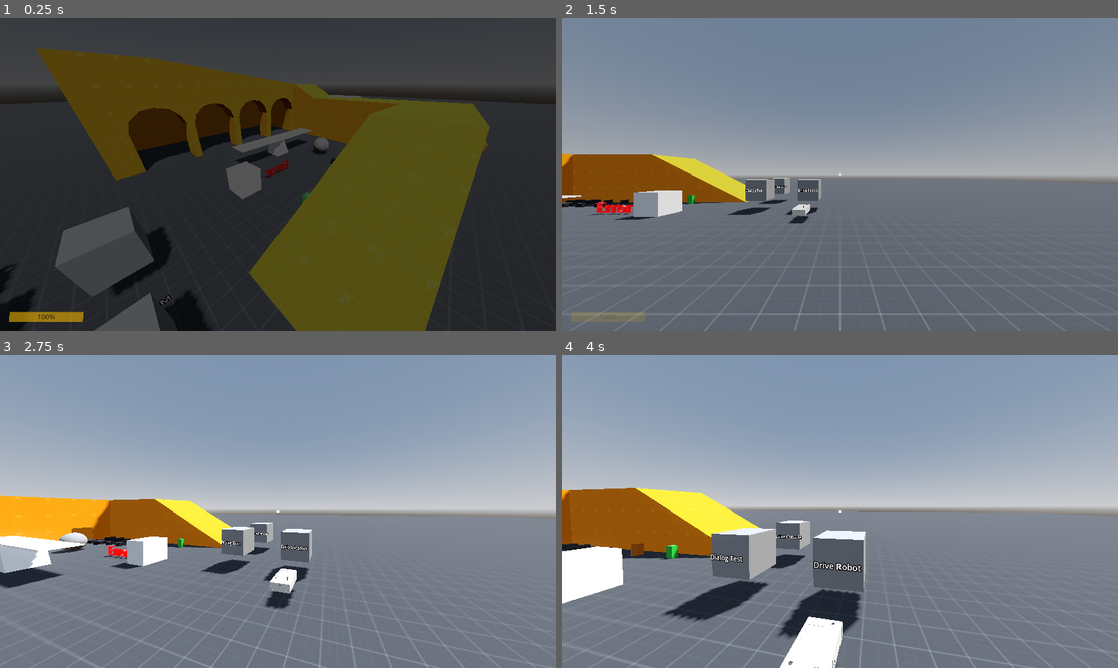
Above: before the commit, frames 1-4 (two rows, left to right).
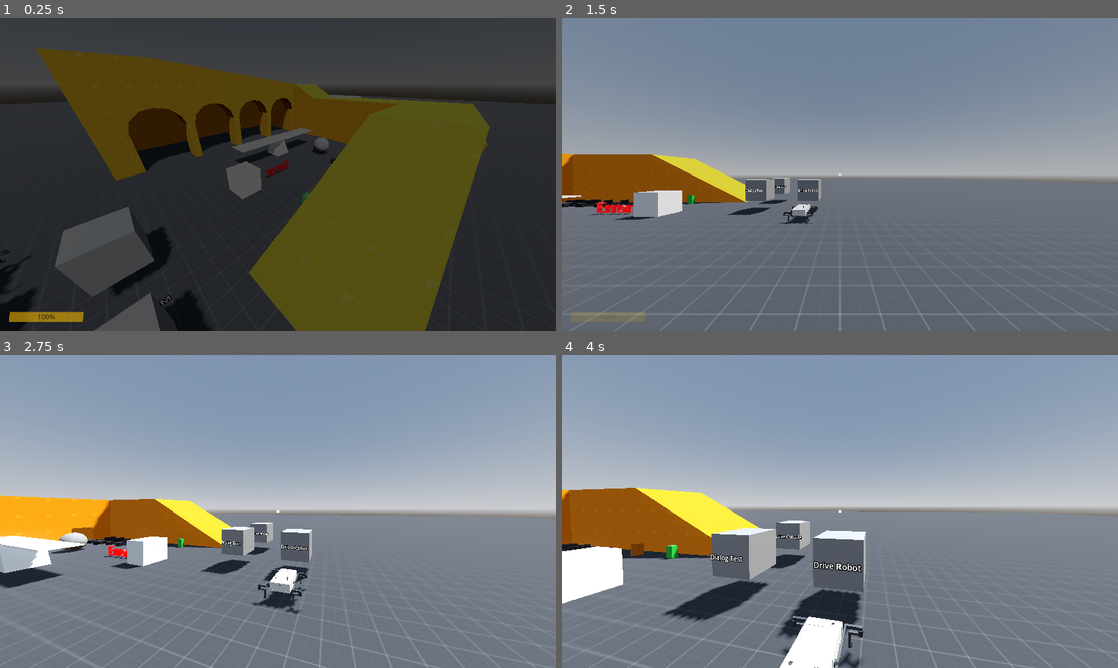
Above: after the commit, the same moments.

Repository: m-rafiwidya/Last-Light-NasaSpaceApps
Game: Godot game, scene res://src/main.tscn
Two runs of this game, one before a commit and one after it. Both use one fixed random seed, a clock stepped at 60 frames per second and the inputs below.
Inputs (mouse positions are in pixels of both pictures, inside the frame that each line leads up to):
- Up to frame 1 (0.25 s): no input
- Up to frame 2 (1.5 s): click "Start" at 0.5 s; move the mouse to (867, 174) at 1.27 s; hold W (move_forward) from 1.28 s (still down); click (867, 174) at 1.35 s
- Up to frame 3 (2.75 s): keep holding W (move_forward); tap Space (move_jump) at 1.52, 2.27 s; move the mouse to (250, 511) at 2.02 s; right-click (250, 511) at 2.1 s
- Up to frame 4 (4 s): keep holding W (move_forward); move the mouse to (851, 505) at 2.77 s; tap E (interact_use) at 2.85 s; move the mouse to (834, 517) at 3.52 s; tap Ctrl (move_crouch) at 3.6 s; tap Space (move_jump) at 3.77 s

The runs differ from the first frame. In frame 1, less than 0.1% of the frame differs, in the area x 0-6%, y 73-88%; in frame 2, less than 0.1%; in frame 3, 0.2%; in frame 4, 0.4%, in the area x 39-55%, y 83-100%.

Commit message:
Add rover_visuals.gd: animated rocker-bogie linkage and wheel spin
- RoverVisuals (Visuals node on the rover) builds each side's rocker, bogie
  and two steer brackets from the kit GLBs on the chassis anchors and, every
  physics frame after the Robot, poses them from the physics wheel centres:
  bogie angle from the middle/rear wheels, rocker angle as the best fit for
  the front wheel and bogie pivot, clamped to the clearance-checked range
  (rocker +-10, bogie +-15 degrees), brackets turned by the steering angles
- Mounted wheel parts move onto their hub sockets and their models spin with
  the wheel speed; a part gets its unspun rotation back when it leaves
- Robot records every wheel's physics centre in wheel_centers
- README: visual linkage; raycast suspension cannot see vertical steps
  taller than about 14 cm

Diff:
--- /dev/null
+++ b/game/src/robot/kit/rover_visuals.gd
@@ -0,0 +1,171 @@
+class_name RoverVisuals
+
+extends Node3D
+
+## Visual-only rocker-bogie linkage of the rover (tools/blender/ROVER_KIT.md 5).
+##
+## Builds each side's rocker, bogie and two steer brackets from the rover kit models, chained
+## through their socket empties from the chassis's socket_rocker_<side> anchor. Every physics
+## frame (after the Robot) it poses them from the six physics wheel centres:
+## - the bogie angle from the middle and rear wheel heights,
+## - the rocker angle as the best fit for the front wheel and the bogie pivot,
+## - both clamped to the clearance-checked range (rocker +-10, bogie +-15 degrees),
+## - the steer brackets turned by each wheel's steering angle.
+## Mounted wheel parts are moved onto their hub sockets on the linkage, and their models spin
+## with the wheel speed. Nothing here affects the physics.
+
+# ROVER_KIT.md 5: the pose range the kit was clearance-checked for. Widen only after
+# re-running tools/blender/scripts/make_rocker_bogie.py with the new range.
+const ROCKER_LIMIT: float = deg_to_rad(10.0)
+const BOGIE_LIMIT: float = deg_to_rad(15.0)
+
+const MODELS: Dictionary = {
+	"rocker_L": preload("res://res/models/rover_kit/rocker_L.glb"),
+	"rocker_R": preload("res://res/models/rover_kit/rocker_R.glb"),
+	"bogie_L": preload("res://res/models/rover_kit/bogie_L.glb"),
+	"bogie_R": preload("res://res/models/rover_kit/bogie_R.glb"),
+	"steer_bracket_L": preload("res://res/models/rover_kit/steer_bracket_L.glb"),
+	"steer_bracket_R": preload("res://res/models/rover_kit/steer_bracket_R.glb"),
+}
+
+const SIDE_WHEELS: Dictionary = {
+	"L": [RunningGear.Wheel.FRONT_LEFT, RunningGear.Wheel.MIDDLE_LEFT, RunningGear.Wheel.REAR_LEFT],
+	"R": [RunningGear.Wheel.FRONT_RIGHT, RunningGear.Wheel.MIDDLE_RIGHT, RunningGear.Wheel.REAR_RIGHT],
+}
+
+@onready var robot: Robot = get_parent() as Robot
+
+# side -> {"rocker", "bogie", "front_bracket", "rear_bracket": Node3D, "hubs": [front, middle,
+# rear] hub sockets, "rest": rest positions (robot space) of the bogie pivot and the hubs}
+var sides: Dictionary = {}
+# Current (clamped) rocker / bogie angles per side, radians. Read by tests and the debug HUD.
+var rocker_angles: Dictionary = {"L": 0.0, "R": 0.0}
+var bogie_angles: Dictionary = {"L": 0.0, "R": 0.0}
+
+var _spin: Dictionary = {}           # Wheel -> spin angle (rad)
+var _spun_parts: Dictionary = {}     # Wheel -> WheelPart whose model is spun
+var _model_rest: Dictionary = {}     # WheelPart -> its model's unspun rotation
+
+
+func _ready() -> void:
+	# Run after the Robot, which places the wheel parts at their physics positions first
+	process_physics_priority = 10
+	for side in SIDE_WHEELS:
+		_build_side(side)
+
+
+func _build_side(side: String) -> void:
+	var anchor := robot.body_model.find_child("socket_rocker_" + side, true, false) as Node3D
+	var rocker: Node3D = _attach("rocker_" + side, self, robot.to_local(anchor.global_position))
+	var bogie: Node3D = _attach("bogie_" + side, rocker, _socket_local(rocker, "socket_bogie"))
+	var front: Node3D = _attach("steer_bracket_" + side, rocker, _socket_local(rocker, "socket_steer_front"))
+	var rear: Node3D = _attach("steer_bracket_" + side, bogie, _socket_local(bogie, "socket_steer_rear"))
+	var hubs: Array = [_socket(front, "socket_wheel_hub"), _socket(bogie, "socket_wheel_mid"), _socket(rear, "socket_wheel_hub")]
+	sides[side] = {
+		"rocker": rocker, "bogie": bogie, "front_bracket": front, "rear_bracket": rear, "hubs": hubs,
+		"rest_bogie_pivot": robot.to_local(bogie.global_position),
+		"rest_hubs": hubs.map(func(hub: Node3D) -> Vector3: return robot.to_local(hub.global_position)),
+	}
+
+
+func _attach(model: String, parent: Node3D, position_in_parent: Vector3) -> Node3D:
+	var node: Node3D = MODELS[model].instantiate()
+	parent.add_child(node)
+	node.position = position_in_parent
+	return node
+
+
+func _socket(part: Node3D, socket_name: String) -> Node3D:
+	return part.find_child(socket_name, true, false) as Node3D
+
+
+func _socket_local(part: Node3D, socket_name: String) -> Vector3:
+	return part.to_local(_socket(part, socket_name).global_position)
+
+
+func _physics_process(delta: float) -> void:
+	if robot.wheel_centers.size() < RunningGear.Wheel.size():
+		return
+	for side in sides:
+		_pose_side(side)
+	_place_and_spin_wheels(delta)
+
+
+# Angle of the vector a -> b in the robot's side (z, y) plane. Rotating about +X by t changes
+# it by -t, so a rotation that turns direction `from` into `to` is from - to.
+static func _side_angle(a: Vector2, b: Vector2) -> float:
+	return atan2(b.y - a.y, b.x - a.x)
+
+
+static func _rotate_side(v: Vector2, angle_about_x: float) -> Vector2:
+	return v.rotated(-angle_about_x)
+
+
+func _pose_side(side: String) -> void:
+	var data: Dictionary = sides[side]
+	var wheels: Array = SIDE_WHEELS[side]
+	# (z, y) of the rest hubs and of the physics wheel centres (same z, physics height)
+	var rest: Array = data["rest_hubs"].map(func(p: Vector3) -> Vector2: return Vector2(p.z, p.y))
+	var now: Array = []
+	for i in 3:
+		now.append(Vector2(rest[i].x, robot.wheel_centers[wheels[i]].y))
+	var rest_pivot := Vector2(data["rest_bogie_pivot"].z, data["rest_bogie_pivot"].y)
+
+	# Bogie: its world angle lines the middle and rear hubs up with their wheels; its pivot
+	# then sits at the same offset from the middle of the two hubs as at rest
+	var bogie_world: float = _side_angle(rest[1], rest[2]) - _side_angle(now[1], now[2])
+	var rest_mid: Vector2 = (rest[1] + rest[2]) / 2.0
+	var pivot_target: Vector2 = (now[1] + now[2]) / 2.0 + _rotate_side(rest_pivot - rest_mid, bogie_world)
+
+	# Rocker: turns the front hub -> bogie pivot line onto the front wheel -> pivot target
+	var rocker: float = _side_angle(rest[0], rest_pivot) - _side_angle(now[0], pivot_target)
+	rocker = clampf(rocker, -ROCKER_LIMIT, ROCKER_LIMIT)
+	var bogie: float = clampf(bogie_world - rocker, -BOGIE_LIMIT, BOGIE_LIMIT)
+	rocker_angles[side] = rocker
+	bogie_angles[side] = bogie
+
+	(data["rocker"] as Node3D).rotation = Vector3(rocker, 0.0, 0.0)
+	(data["bogie"] as Node3D).rotation = Vector3(bogie, 0.0, 0.0)
+	var steer: float = robot.controller.steer
+	(data["front_bracket"] as Node3D).rotation = Vector3(0.0, robot.running_gear.get_steer_angle(wheels[0], steer), 0.0)
+	(data["rear_bracket"] as Node3D).rotation = Vector3(0.0, robot.running_gear.get_steer_angle(wheels[2], steer), 0.0)
+
+
+# Moves each mounted wheel part onto its hub socket on the linkage (the bracket or bogie
+# carries the steering and tilt) and spins its model with the wheel speed.
+func _place_and_spin_wheels(delta: float) -> void:
+	for side in sides:
+		var wheels: Array = SIDE_WHEELS[side]
+		for i in 3:
+			var wheel: int = wheels[i]
+			var socket: HotswapSocket = robot.wheel_sockets.get(wheel)
+			var part := socket.part as WheelPart if socket else null
+			_track_spun_part(wheel, part)
+			if part == null:
+				continue
+			part.global_transform = (sides[side]["hubs"][i] as Node3D).global_transform
+			# Positive wheel speed rolls forward (-Z), which is a negative turn about +X
+			var speed: float = robot.running_gear.wheel_states[wheel][RunningGear.WheelState.ANGULAR_VELOCITY]
+			_spin[wheel] = wrapf(_spin.get(wheel, 0.0) - speed * delta, -PI, PI)
+			var model := part.get_node_or_null("Model") as Node3D
+			if model:
+				var rest_rotation: Vector3 = _model_rest[part]
+				model.rotation = Vector3(rest_rotation.x + _spin[wheel], rest_rotation.y, rest_rotation.z)
+
+
+# Remembers the unspun rotation of a newly mounted part's model, and gives it back to a part
+# that left the socket.
+func _track_spun_part(wheel: int, part: WheelPart) -> void:
+	var previous: WheelPart = _spun_parts.get(wheel)
+	if previous == part:
+		return
+	if is_instance_valid(previous) and _model_rest.has(previous):
+		var old_model := previous.get_node_or_null("Model") as Node3D
+		if old_model:
+			old_model.rotation = _model_rest[previous]
+		_model_rest.erase(previous)
+	_spun_parts[wheel] = part
+	_spin[wheel] = 0.0
+	if part:
+		var model := part.get_node_or_null("Model") as Node3D
+		_model_rest[part] = model.rotation if model else Vector3.ZERO
--- a/game/src/robot/robot.gd
+++ b/game/src/robot/robot.gd
@@ -68,6 +68,8 @@
 var motor_torque: float = 0.0
 
 var wheel_sockets: Dictionary = {}
+# Physics wheel centre (robot space) per RunningGear.Wheel, updated every physics frame. Read by RoverVisuals
+var wheel_centers: Dictionary = {}
 
 # Power state
 # Mounted battery / motor parts, null while their sockets are empty. Read by robot_hud.gd
@@ -197,9 +199,10 @@
 		battery = battery_socket.part as BatteryPart
 
 
-# Reads the radius and grip of each mounted WheelPart into the running gear and moves the
-# part to where the running gear says its wheel is (hanging from the suspension),
-# turned by the wheel's steering angle.
+# Reads the radius and grip of each mounted WheelPart into the running gear, records where
+# the running gear says each wheel centre is (hanging from the suspension) in wheel_centers,
+# and moves the mounted part there, turned by the wheel's steering angle. RoverVisuals then
+# moves the parts onto the visual linkage.
 # An empty socket falls back to the running gear's default wheel_radius and grip 1.
 func _update_wheel_parts() -> void:
 	var inverse_basis: Basis = global_transform.basis.inverse()
@@ -212,8 +215,6 @@
 		var radius: float = wheel_part.radius if wheel_part else running_gear.wheel_radius
 		properties[RunningGear.WheelProperty.EFFECTIVE_RADIUS] = radius
 		properties[RunningGear.WheelProperty.GRIP] = wheel_part.grip if wheel_part else 1.0
-		if not wheel_part:
-			continue
 
 		# Height of the ground under the wheel in robot space. Without contact the
 		# suspension is fully extended, i.e. at the end of the suspension ray.
@@ -223,6 +224,9 @@
 
 		var wheel_position: Vector3 = properties[RunningGear.WheelProperty.POSITION]
 		wheel_position.y = ground_height + radius
+		wheel_centers[wheel] = wheel_position
+		if not wheel_part:
+			continue
 		wheel_part.global_position = to_global(wheel_position)
 
 		# Steer about the chassis' up axis, starting from the mount point's orientation
--- a/game/src/robot/robot.tscn
+++ b/game/src/robot/robot.tscn
@@ -6,6 +6,7 @@
 [ext_resource type="PackedScene" uid="uid://c5pjveyc6065i" path="res://src/robot/components/running_gear.tscn" id="4_6b27f"]
 [ext_resource type="PackedScene" uid="uid://6lqw13v7axa8" path="res://src/robot/socket/hotswap_socket.tscn" id="20_socket"]
 [ext_resource type="PackedScene" uid="uid://dy5tit5s5tomt" path="res://res/models/rover_kit/chassis.glb" id="21_chassis"]
+[ext_resource type="Script" path="res://src/robot/kit/rover_visuals.gd" id="22_visuals"]
 
 [sub_resource type="PhysicsMaterial" id="PhysicsMaterial_6kj2t"]
 bounce = 0.5
@@ -132,3 +133,6 @@
 accepts_any_type = false
 
 [node name="Body" parent="." unique_id=1203948573 instance=ExtResource("21_chassis")]
+
+[node name="Visuals" type="Node3D" parent="." unique_id=1203948574]
+script = ExtResource("22_visuals")
Not shown, added: game/src/robot/kit/rover_visuals.gd.uid
